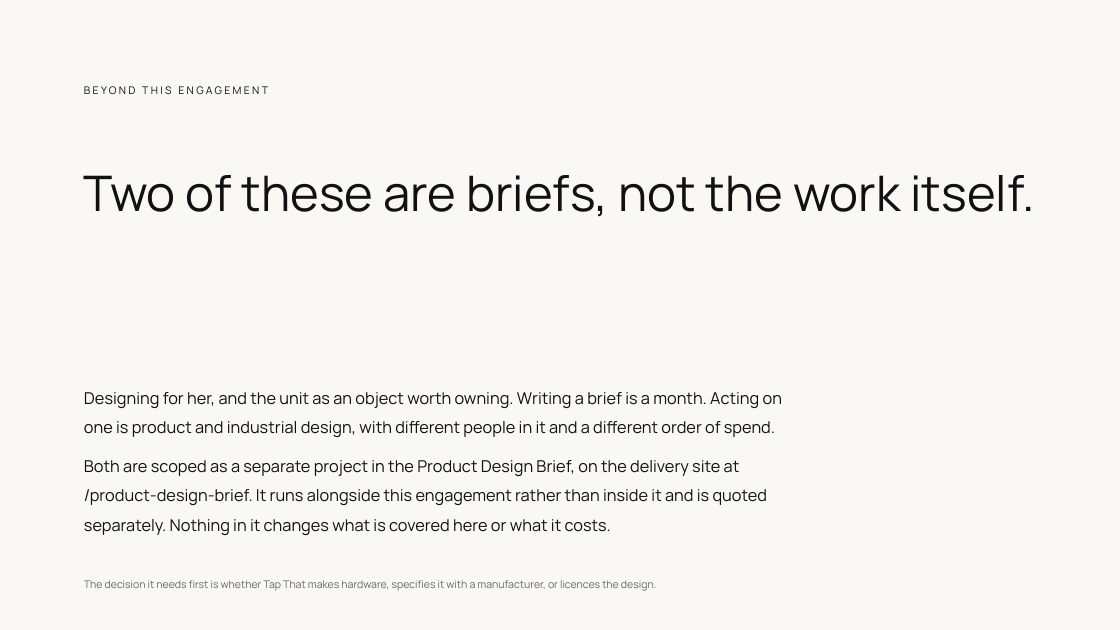
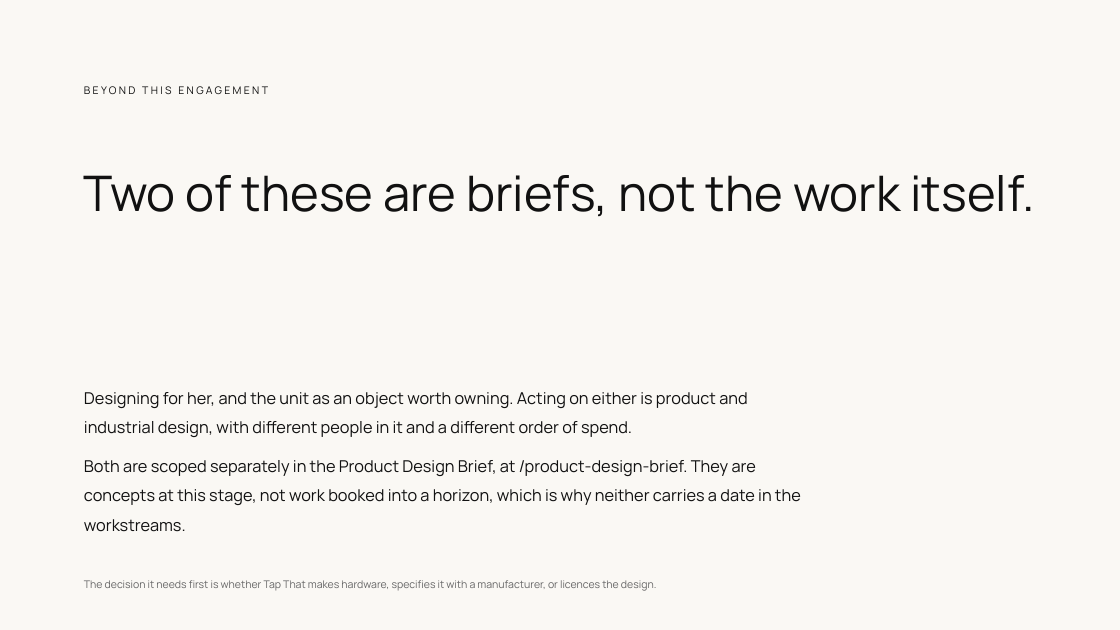
Before and after one commit to clentjewell/tapthatbrewery, a slide deck: slide 20 of 00 Admin/04 Commercial + SOW/JP_TapThat_ProposalDeck_v03.pptx. Drawn at 1120x630 pixels with LibreOffice and Linux fonts; fonts in the diff are those of the drawing. Boxes give left, top, right and bottom in pixels: in the first picture for what was removed or moved away, otherwise in the second. Text is boxed around its words. In the diff, an @@ line names an element or a change of style, - is before the commit and + after.

```diff
--- a/00 Admin/04 Commercial + SOW/JP_TapThat_ProposalDeck_v03.pptx
+++ b/00 Admin/04 Commercial + SOW/JP_TapThat_ProposalDeck_v03.pptx
@@ text at (84, 392, 801, 532): text changed @@
-Designing for her, and the unit as an object worth owning. Writing a brief is a month. Acting on one is product and industrial design, with different people in it and a different order of spend.
-Both are scoped as a separate project in the Product Design Brief, on the delivery site at /product-design-brief. It runs alongside this engagement rather than inside it and is quoted separately. Nothing in it changes what is covered here or what it costs.
+Designing for her, and the unit as an object worth owning. Acting on either is product and industrial design, with different people in it and a different order of spend.
+Both are scoped separately in the Product Design Brief, at /product-design-brief. They are concepts at this stage, not work booked into a horizon, which is why neither carries a date in the workstreams.
```
Also in this commit, not shown: 2 other slides changed, 12 other files.
